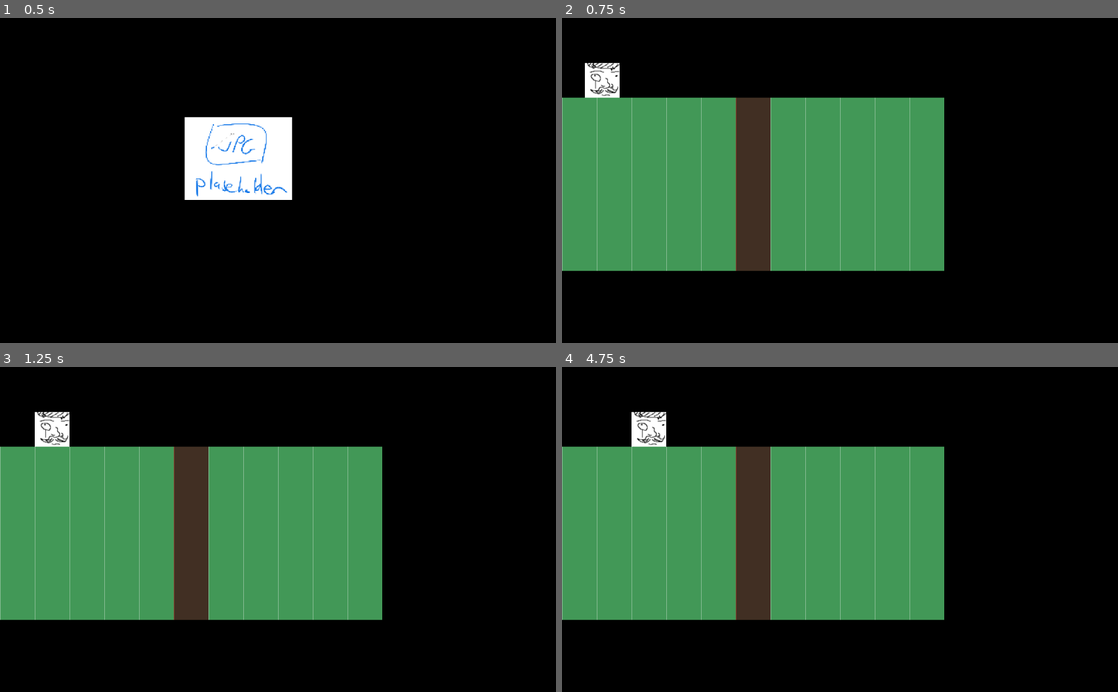
Above: before the commit, frames 1-4 (two rows, left to right).
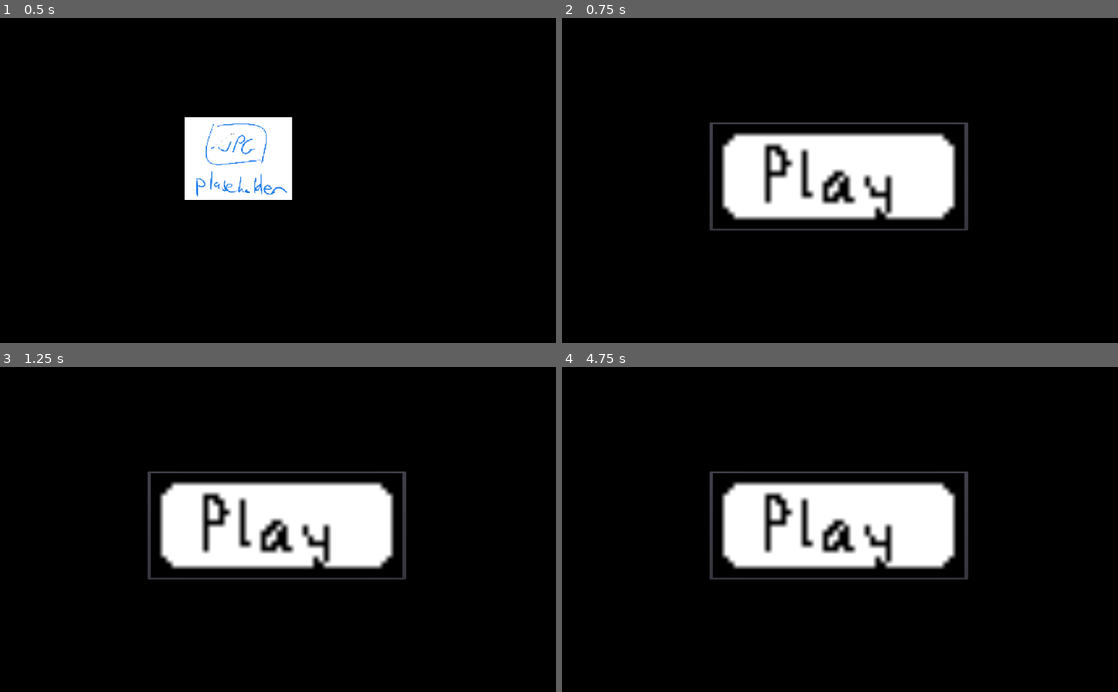
Above: after the commit, the same moments.

Repository: PhantomARC/FE-But-Multiplayer-SPC
Game: Godot game, scene res://Scenes/SplashScreen.tscn
Same seed, same stepped clock (60 frames per second), same inputs: the game is played once before the commit and once after it.
Inputs (mouse positions are in pixels of both pictures, inside the frame that each line leads up to):
- Up to frame 1 (0.5 s): no input
- Up to frame 2 (0.75 s): tap Enter at 0.5 s; hold Right (ui_right) from 0.53 s (still down)
- Up to frame 3 (1.25 s): keep holding Right (ui_right)
- Up to frame 4 (4.75 s): release Right (ui_right) at 1.25 s; click (840, 526) at 1.27 s; tap Space at 2, 4.25 s; hold Down (ui_down) 2.03-2.78 s; tap Enter at 2.75 s; hold Right (ui_right) 2.78-3.5 s; click (845, 526) at 3.52 s; hold Up (ui_up) from 4.28 s (still down)

Frame 1 is identical in both runs. In frame 2, 38% of the frame differs, in the area x 0-74%, y 13-78%; in frame 3, 38%; in frame 4, 38%.

Commit message:
Added GameStages
Added Title Screen Game Stage and transitions between scenes

Diff:
--- a/P2P Connect Test/Animations/ScenesDoSplashAnimation.tres
+++ b/P2P Connect Test/Animations/ScenesDoSplashAnimation.tres
@@ -1,6 +1,8 @@
 [gd_resource type="Animation" load_steps=2 format=2]
 
-[ext_resource path="res://Intro.wav" type="AudioStream" id=1]
+[ext_resource path="res://Assets/Sounds/Intro.wav" type="AudioStream" id=1]
+
+
 
 [resource]
 resource_name = "DoSplashAnimation"
--- a/P2P Connect Test/Scenes/MainScene.tscn
+++ b/P2P Connect Test/Scenes/MainScene.tscn
@@ -1,8 +1,8 @@
 [gd_scene load_steps=6 format=2]
 
-[ext_resource path="res://64x_tileset.png" type="Texture" id=1]
-[ext_resource path="res://Scenes/MainScene.gd" type="Script" id=2]
-[ext_resource path="res://Player.tscn" type="PackedScene" id=4]
+[ext_resource path="res://Assets/Images/64x_tileset.png" type="Texture" id=1]
+[ext_resource path="res://Scripts/MainScene.gd" type="Script" id=2]
+[ext_resource path="res://Sprites/Player.tscn" type="PackedScene" id=4]
 
 [sub_resource type="ConvexPolygonShape2D" id=1]
 points = PoolVector2Array( 0, 0, 64, 0, 64, 64, 0, 64 )
--- a/P2P Connect Test/Scenes/RedTeamEndScreen.tscn
+++ b/P2P Connect Test/Scenes/RedTeamEndScreen.tscn
@@ -1,8 +1,26 @@
-[gd_scene format=2]
+[gd_scene load_steps=3 format=2]
+
+[ext_resource path="res://Scripts/ResulltsOkButton.gd" type="Script" id=1]
+[ext_resource path="res://Assets/Images/ok_btn.bmp" type="Texture" id=2]
 
 [node name="RedTeamEndScreen" type="Control"]
 anchor_right = 1.0
 anchor_bottom = 1.0
+margin_left = 1.25989
+margin_right = 1.25989
 __meta__ = {
 "_edit_use_anchors_": false
 }
+
+[node name="Button" type="Button" parent="."]
+margin_left = 309.024
+margin_top = 204.029
+margin_right = 728.024
+margin_bottom = 388.029
+icon = ExtResource( 2 )
+expand_icon = true
+script = ExtResource( 1 )
+__meta__ = {
+"_edit_use_anchors_": false
+}
+[connection signal="button_down" from="Button" to="Button" method="_on_Button_button_down"]
--- a/P2P Connect Test/Scenes/SplashScreen.tscn
+++ b/P2P Connect Test/Scenes/SplashScreen.tscn
@@ -1,9 +1,9 @@
 [gd_scene load_steps=5 format=2]
 
 [ext_resource path="res://Sprites/Splash.tscn" type="PackedScene" id=1]
-[ext_resource path="res://Scenes/SplashScreen.gd" type="Script" id=2]
+[ext_resource path="res://Scripts/SplashScreen.gd" type="Script" id=2]
 [ext_resource path="res://Animations/ScenesDoSplashAnimation.tres" type="Animation" id=3]
-[ext_resource path="res://Intro.wav" type="AudioStream" id=4]
+[ext_resource path="res://Assets/Sounds/Intro.wav" type="AudioStream" id=4]
 
 [node name="SplashScreen" type="Node2D"]
 script = ExtResource( 2 )
--- a/P2P Connect Test/Scenes/TitleScreen.tscn
+++ b/P2P Connect Test/Scenes/TitleScreen.tscn
@@ -1,8 +1,19 @@
-[gd_scene load_steps=2 format=2]
+[gd_scene load_steps=3 format=2]
 
-[ext_resource path="res://Sprites/Splash.tscn" type="PackedScene" id=1]
+[ext_resource path="res://Scripts/TitlePlayButton.gd" type="Script" id=1]
+[ext_resource path="res://Assets/Images/play_btn.bmp" type="Texture" id=2]
 
 [node name="TitleScreen" type="Node2D"]
 
-[node name="Splash" parent="." instance=ExtResource( 1 )]
-position = Vector2( 516, 269 )
+[node name="Button" type="Button" parent="."]
+margin_left = 272.269
+margin_top = 193.0
+margin_right = 748.269
+margin_bottom = 392.0
+icon = ExtResource( 2 )
+expand_icon = true
+script = ExtResource( 1 )
+__meta__ = {
+"_edit_use_anchors_": false
+}
+[connection signal="button_down" from="Button" to="Button" method="_on_Button_button_down"]
--- a/P2P Connect Test/Scenes/MainScene.gd
+++ b/P2P Connect Test/Scripts/MainScene.gd
@@ -12,7 +12,7 @@
 
 # Called every frame. 'delta' is the elapsed time since the previous frame.
 func _process(delta):
-	if $Player.get_step_count() == 10: #and is_on_red_team()
+	if $Player.get_step_count() == 2: #and is_on_red_team()
 		go_to_red_team_end_screen()
-	if $Player.get_step_count() == 10: #and is_on_blue_team()
-		go_to_blue_team_end_screen()
+	#if $Player.get_step_count() == 10: #and is_on_blue_team()
+		#go_to_blue_team_end_screen()
--- /dev/null
+++ b/P2P Connect Test/Scripts/ResulltsOkButton.gd
@@ -0,0 +1,8 @@
+extends Button
+
+func _ready():
+	pass # Replace with function body.
+
+func _on_Button_button_down():
+	get_tree().change_scene("res://Scenes/TitleScreen.tscn")
+	pass # Replace with function body.
--- a/P2P Connect Test/Scenes/SplashScreen.gd
+++ b/P2P Connect Test/Scripts/SplashScreen.gd
@@ -1,7 +1,7 @@
 extends Node2D
 
 func go_title_screen():
-	get_tree().change_scene("res://Scenes/MainScene.tscn")
+	get_tree().change_scene("res://Scenes/TitleScreen.tscn")
 
 func _input(event):
 	if(event is InputEventKey):
--- /dev/null
+++ b/P2P Connect Test/Scripts/TitlePlayButton.gd
@@ -0,0 +1,15 @@
+extends Button
+
+
+# Declare member variables here. Examples:
+# var a = 2
+# var b = "text"
+
+
+# Called when the node enters the scene tree for the first time.
+func _ready():
+	pass # Replace with function body.
+
+func _on_Button_button_down():
+	get_tree().change_scene("res://Scenes/MainScene.tscn")
+	pass # Replace with function body.
--- a/P2P Connect Test/Player.tscn
+++ b/P2P Connect Test/Sprites/Player.tscn
@@ -1,7 +1,13 @@
 [gd_scene load_steps=4 format=2]
 
-[ext_resource path="res://Player.gd" type="Script" id=1]
-[ext_resource path="res://icon.png" type="Texture" id=2]
+[ext_resource path="res://Scripts/Player.gd" type="Script" id=1]
+[ext_resource path="res://Assets/Images/icon.png" type="Texture" id=2]
+
+
+
+
+
+
 
 [sub_resource type="RectangleShape2D" id=1]
 extents = Vector2( 1.19252, 1.26253 )
--- a/P2P Connect Test/Sprites/Splash.tscn
+++ b/P2P Connect Test/Sprites/Splash.tscn
@@ -1,6 +1,8 @@
 [gd_scene load_steps=2 format=2]
 
-[ext_resource path="res://Sprites/Splash.png" type="Texture" id=1]
+[ext_resource path="res://Assets/Images/Splash.png" type="Texture" id=1]
+
+
 
 [node name="Splash" type="Sprite"]
 position = Vector2( 501.328, 277.818 )
--- a/P2P Connect Test/project.godot
+++ b/P2P Connect Test/project.godot
@@ -17,8 +17,8 @@
 
 config/name="Massive Single Player"
 run/main_scene="res://Scenes/SplashScreen.tscn"
-boot_splash/image="res://icon.png"
-config/icon="res://icon.png"
+boot_splash/image="res://Assets/Images/icon.png"
+config/icon="res://Assets/Images/icon.png"
 
 [input]
 
Binary file added: P2P Connect Test/Assets/Images/64x_tileset.png
Not shown, changed: P2P Connect Test/Assets/Images/64x_tileset.png.import
Renamed: P2P Connect Test/Sprites/Splash.png -> P2P Connect Test/Assets/Images/Splash.png
Renamed: P2P Connect Test/icon.png -> P2P Connect Test/Assets/Images/icon.png
Not shown, added: P2P Connect Test/Assets/Images/icon.png.import
Renamed: P2P Connect Test/ok_btn.bmp -> P2P Connect Test/Assets/Images/ok_btn.bmp
Not shown, changed: P2P Connect Test/Assets/Images/ok_btn.bmp.import
Renamed: P2P Connect Test/play_btn.bmp -> P2P Connect Test/Assets/Images/play_btn.bmp
Not shown, changed: P2P Connect Test/Assets/Images/play_btn.bmp.import
Not shown, changed: P2P Connect Test/Assets/Sounds/Intro.wav.import
Renamed: P2P Connect Test/Player.gd -> P2P Connect Test/Scripts/Player.gd
Renamed: P2P Connect Test/RayCast2D.gd -> P2P Connect Test/Scripts/RayCast2D.gd
(and 1 more such lines)
